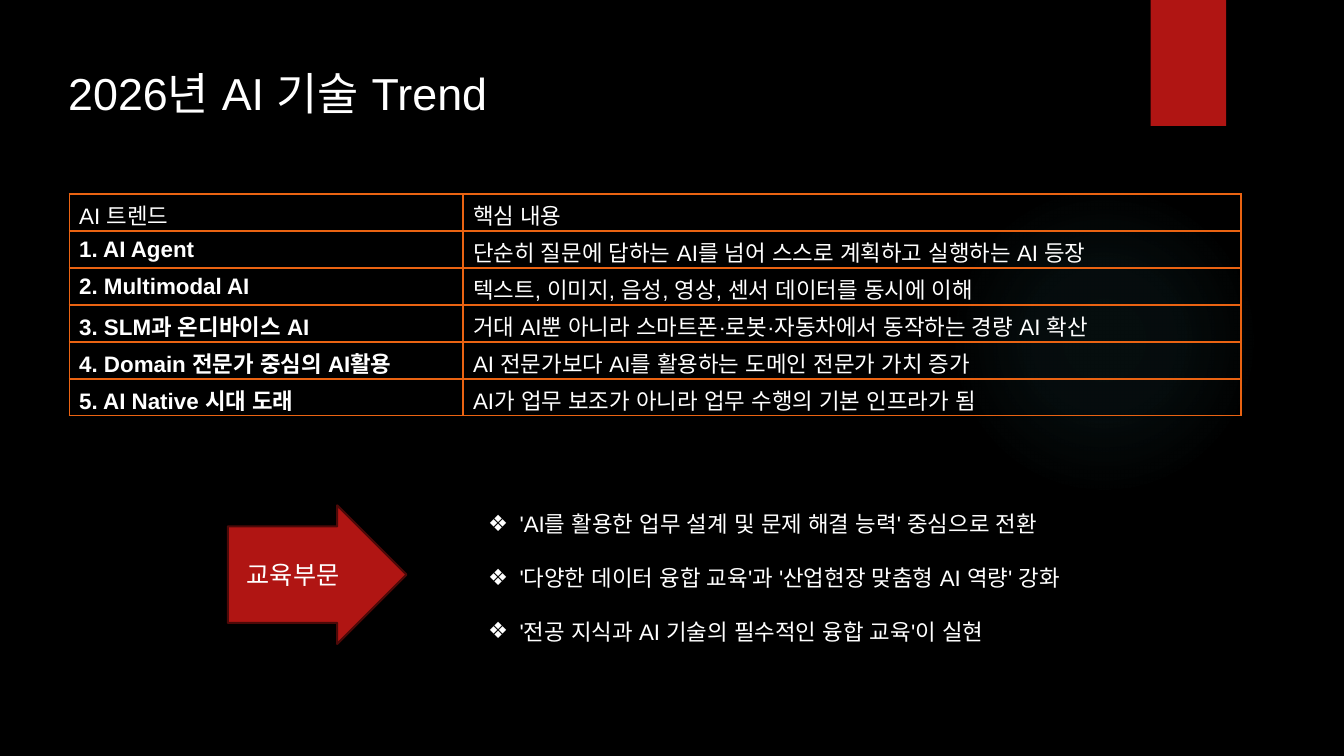
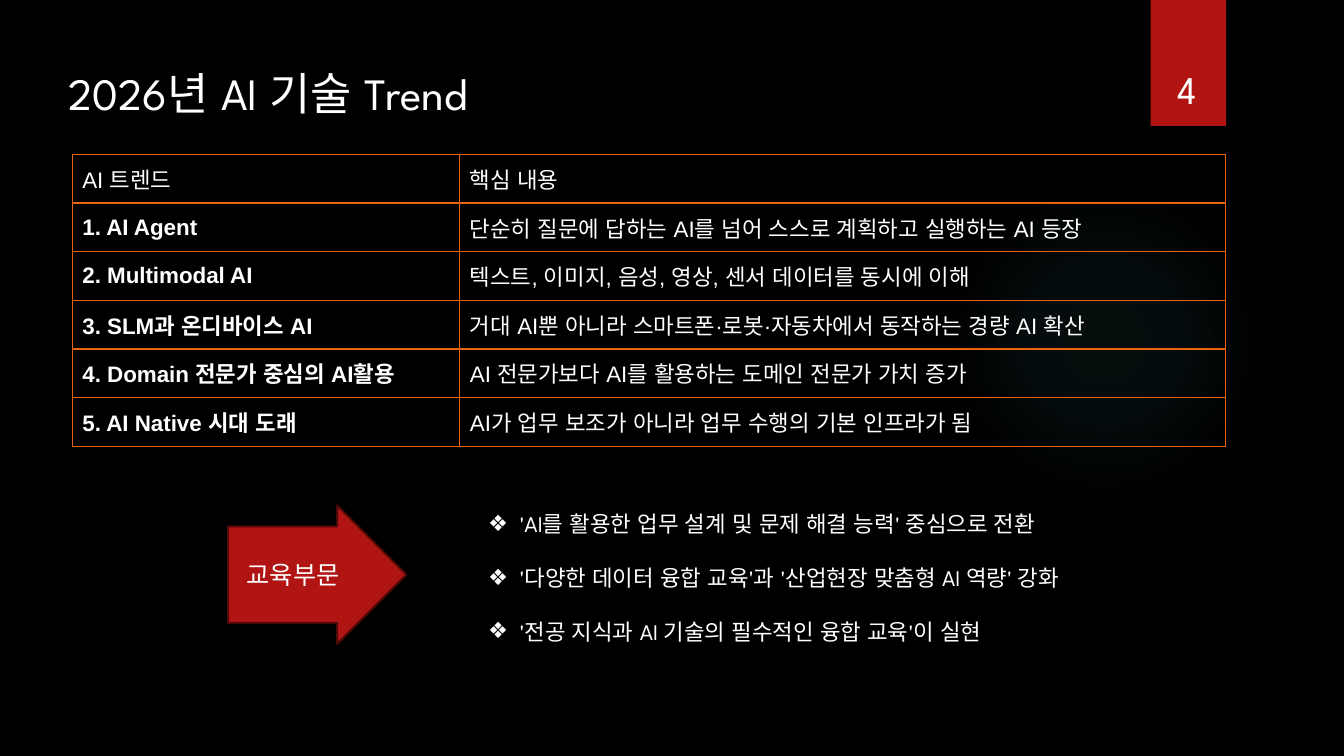
Before and after one commit to ancestor9/Introduction-to-BigData-Analysis, a slide deck: slide 4 of AI 역량강화.pptx (slide 6 before the commit). Drawn at 1344x756 pixels with LibreOffice and Linux fonts; fonts in the diff are those of the drawing; background and template pictures are left out. Boxes give left, top, right and bottom in pixels: in the first picture for what was removed or moved away, otherwise in the second. Text is boxed around its words. In the diff, an @@ line names an element or a change of style, - is before the commit and + after.

```diff
--- a/AI 역량강화.pptx
+++ b/AI 역량강화.pptx
@@ text "2026년 AI 기술 Trend" at bbox=[68, 73, 467, 114]: font Arial to League Spartan @@
@@ page number added at bbox=[1178, 78, 1197, 104], 28 pt, text #FFFFFF @@
+4
@@ table: place and size @@
-table at bbox=[70, 194, 1242, 415]
+table at bbox=[73, 154, 1225, 446]
@@ text "'AI를 활용한 업무 설계 및 ..." at bbox=[520, 513, 1059, 642]: font Arial to League Spartan @@
```
Also in this commit, not shown: 37 other slides changed, 6 slides added, 1 slide removed, 1 other file.
